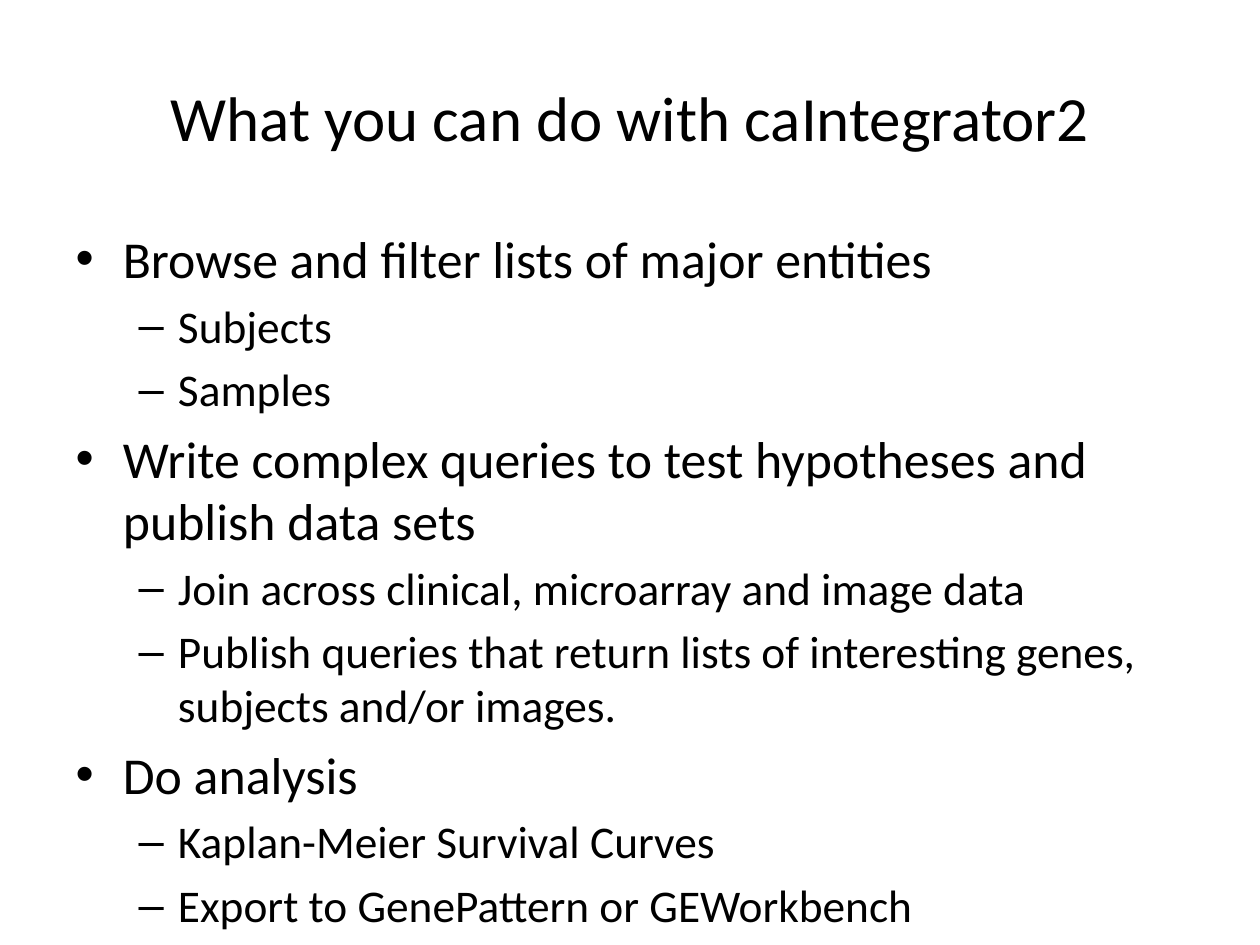
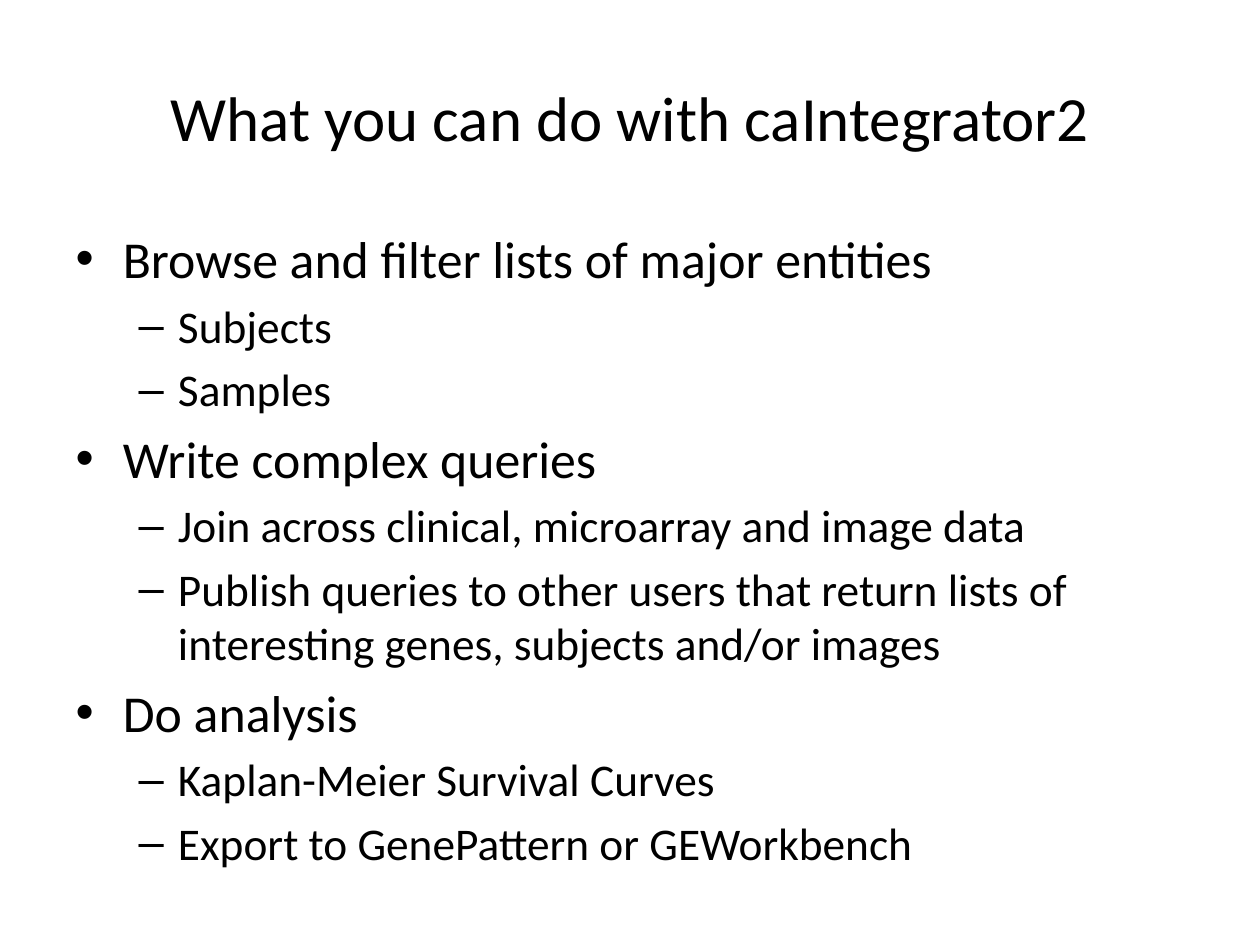
Before and after one commit to NCIP/caintegrator, a slide deck: slide 2 of docs/project_management/external_meetings/ICR Workspace Mtg Sept 2008 Slides.pptx. Drawn at 1260x945 pixels with LibreOffice and Linux fonts; fonts in the diff are those of the drawing. Boxes give left, top, right and bottom in pixels: in the first picture for what was removed or moved away, otherwise in the second. Text is boxed around its words. In the diff, an @@ line names an element or a change of style, - is before the commit and + after.

```diff
--- a/docs/project_management/external_meetings/ICR Workspace Mtg Sept 2008 Slides.pptx
+++ b/docs/project_management/external_meetings/ICR Workspace Mtg Sept 2008 Slides.pptx
@@ text at bbox=[123, 442, 596, 487]: text changed @@
-• Write complex queries to test hypotheses and publish data sets
+• Write complex queries
@@ text at bbox=[178, 574, 1067, 668]: text changed @@
-  – Publish queries that return lists of interesting genes, subjects and/or images.
+  – Publish queries to other users that return lists of interesting genes, subjects and/or images
```
Also in this commit, not shown: 1 other slide changed, 1 slide added.
